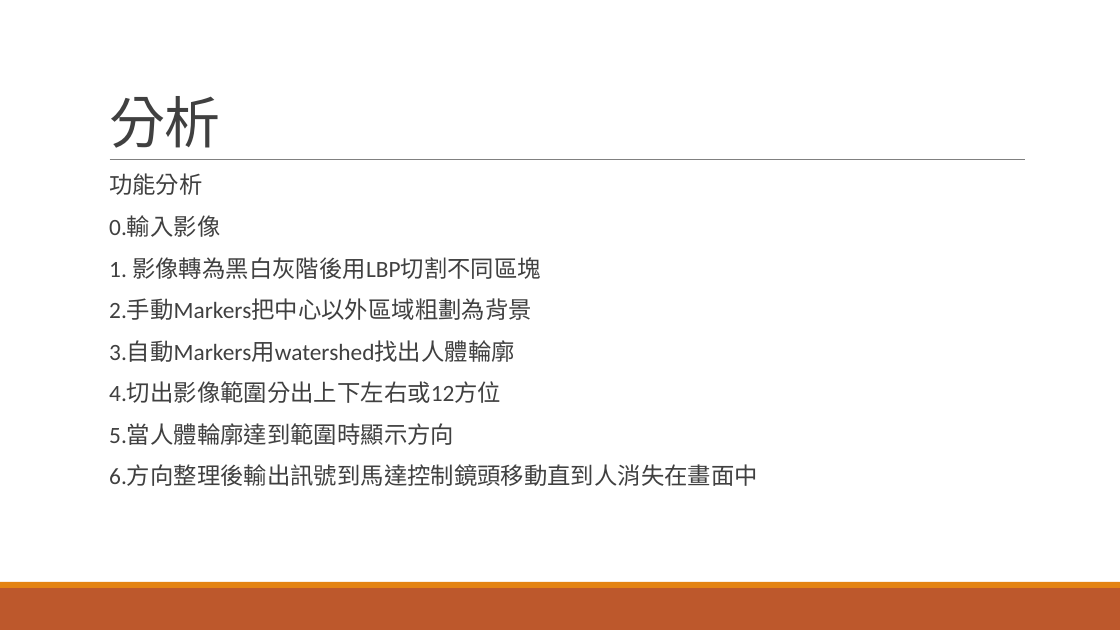
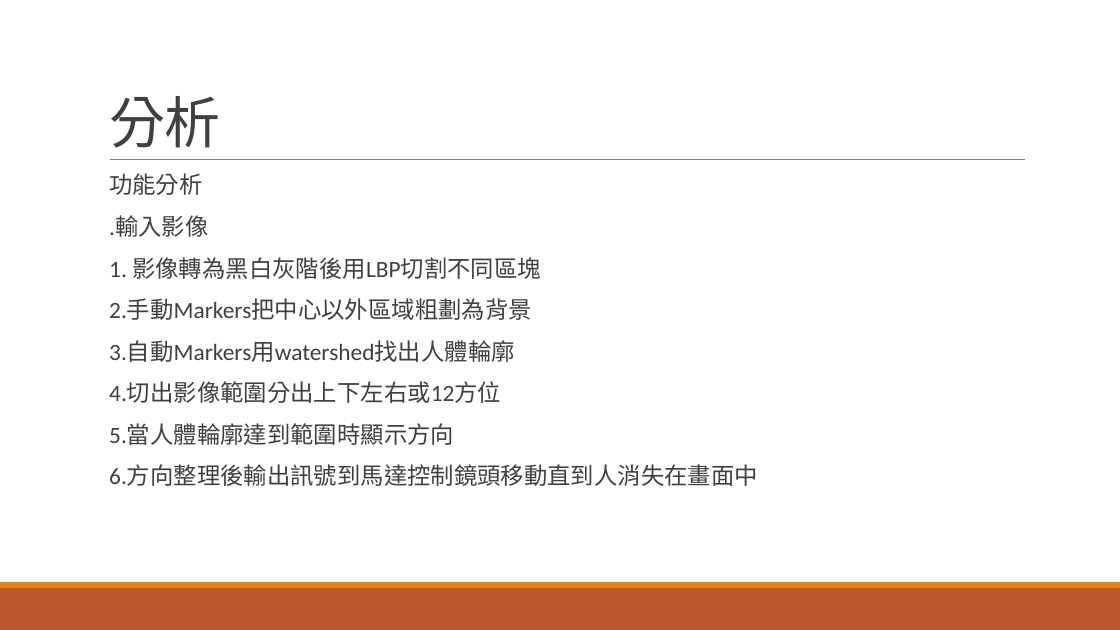
Before and after one commit to choutengfeng/1092, a slide deck: slide 3 of 0652074_1092影像辨識.pptx. Drawn at 1120x630 pixels with LibreOffice and Linux fonts; fonts in the diff are those of the drawing. Boxes give left, top, right and bottom in pixels: in the first picture for what was removed or moved away, otherwise in the second. Text is boxed around its words. In the diff, an @@ line names an element or a change of style, - is before the commit and + after.

```diff
--- a/0652074_1092影像辨識.pptx
+++ b/0652074_1092影像辨識.pptx
@@ text at bbox=[109, 215, 208, 237]: text changed @@
-  0.輸入影像
+  .輸入影像
```
Also in this commit, not shown: 2 other slides changed, 1 slide added, 1 slide removed, 1 other file.
